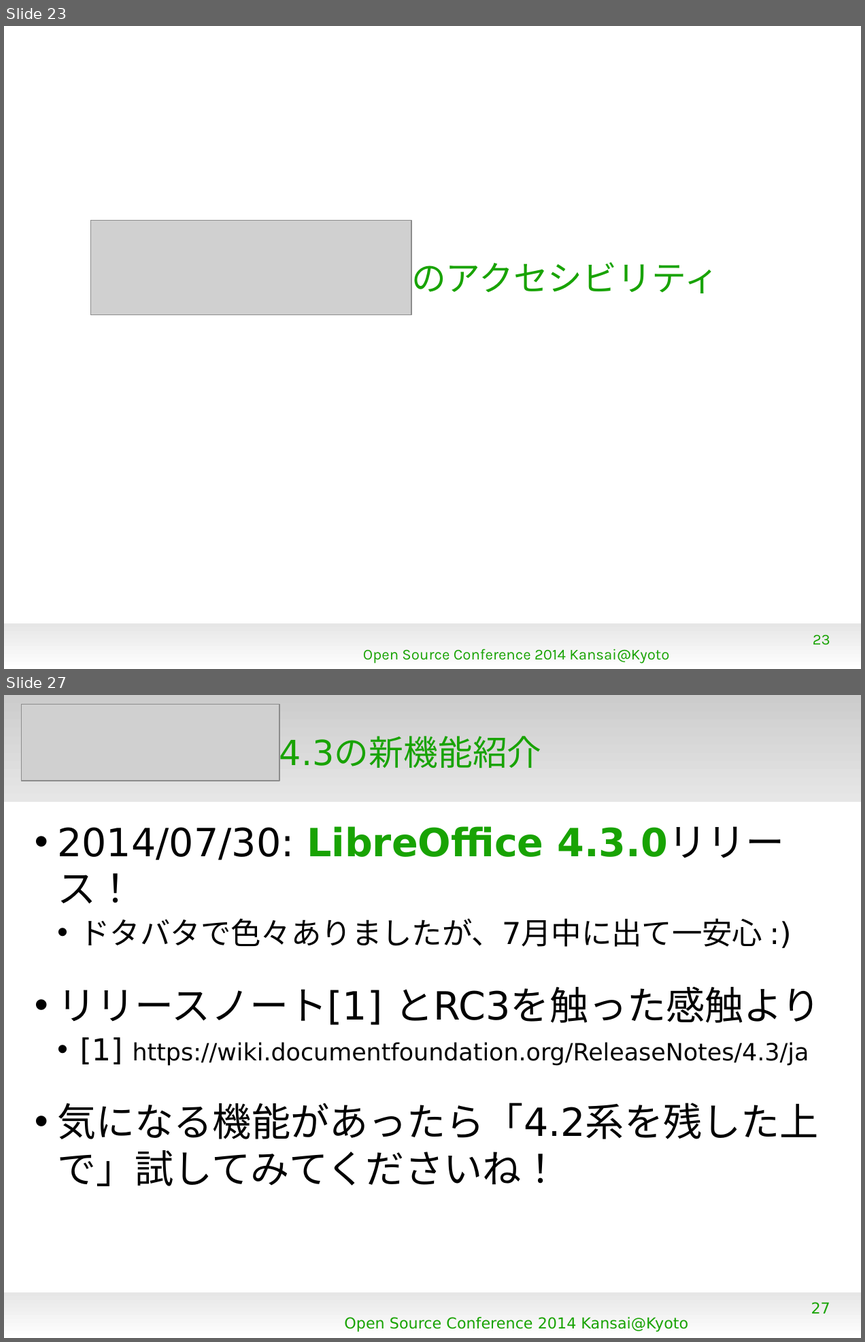
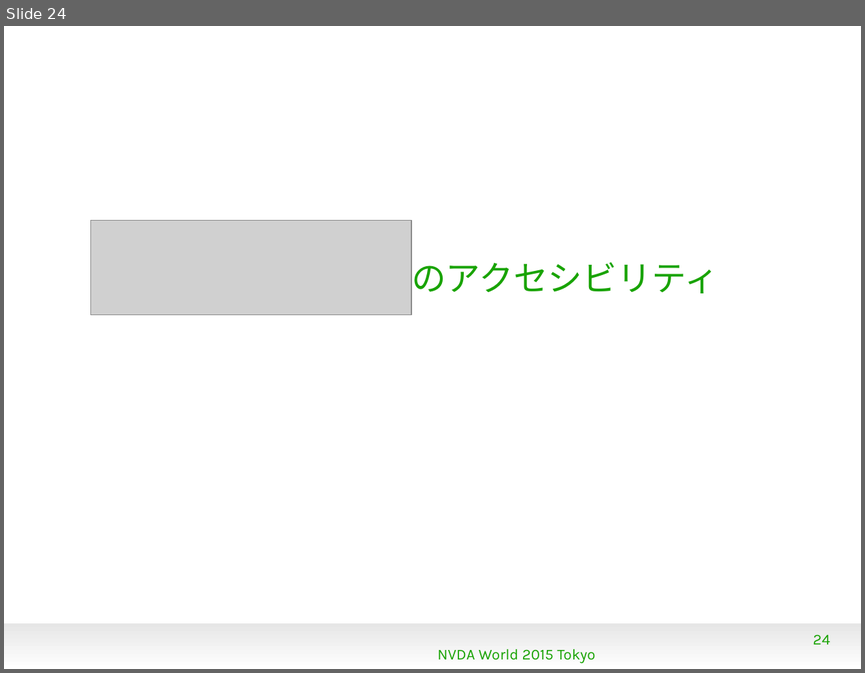
Before and after one commit to naruoga/KantoLibreOffice, a slide deck: others/NVDAworld2015.odp. Shown one above the other, each under a label of ours: slides 23 and 27 before the commit, slide 24 after it; the slides between them are not shown. The pictures are 865x1342 and 865x673 pixels, drawn with LibreOffice and Linux fonts; fonts in the diff are those of the drawing; grey boxes stand for pictures; background and template pictures are left out. Boxes give left, top, right and bottom in pixels: in the first picture for what was removed or moved away, otherwise in the second. Text is boxed around its words. In the diff, an @@ line names an element or a change of style, - is before the commit and + after.

```diff
--- a/others/NVDAworld2015.odp
+++ b/others/NVDAworld2015.odp
@@ slide 27 removed at (4, 695, 861, 1338), background #FFFFFF; not listed: 1 template element that a slide beside it also shows @@
@@ rectangle removed at (4, 695, 861, 802) @@
@@ picture removed at (22, 705, 280, 781) @@
@@ title removed at (279, 736, 542, 773) @@
-4.3の新機能紹介
@@ text removed at (57, 826, 821, 1186) @@
-• 2014/07/30: LibreOffice 4.3.0リリース！
-  • ドタバタで色々ありましたが、7月中に出て一安心 :)
-• リリースノート[1] とRC3を触った感触より
-  • [1] https://wiki.documentfoundation.org/ReleaseNotes/4.3/ja
-• 気になる機能があったら「4.2系を残した上で」試してみてくださいね！
@@ page number removed at (811, 1302, 830, 1313) @@
-27
@@ text removed at (344, 1317, 688, 1331) @@
-Open Source Conference 2014 Kansai@Kyoto
@@ what was slide 23 is now slide 24 @@
@@ slide 24 changed as well @@
@@ page number at (813, 635, 830, 644): text changed @@
-23
+24
@@ text at (437, 649, 595, 663): text changed @@
-Open Source Conference 2014 Kansai@Kyoto
+NVDA World 2015 Tokyo
```
Also in this commit, not shown: 20 other slides changed, 3 slides added, 18 other slides removed.
